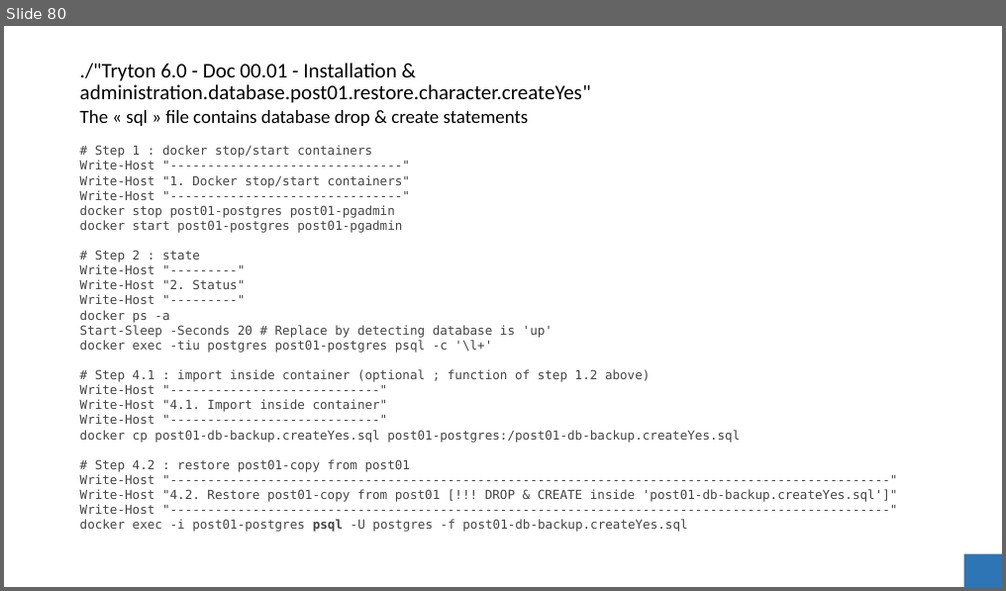
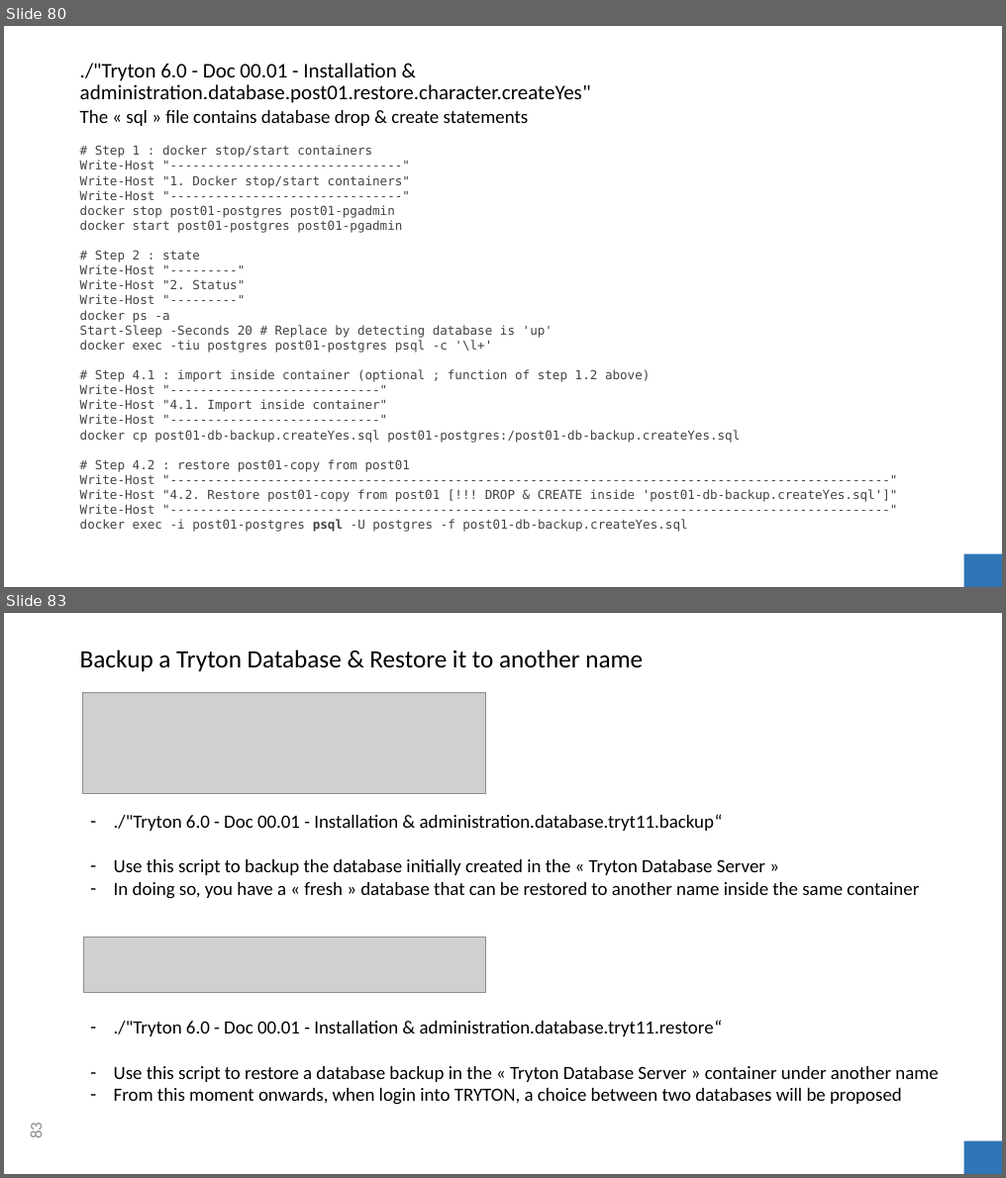
Before and after one commit to clixwise/tryton-by-example, a slide deck: Tryton 6.0 - Doc 00.01 - Installation & administration.pptx. Shown one above the other, each under a label of ours: slide 80 before the commit, slides 80 and 83 after it; the slides between them are not shown. The pictures are 1006x591 and 1006x1178 pixels, drawn with LibreOffice and Linux fonts; fonts in the diff are those of the drawing; grey boxes stand for pictures. Boxes give left, top, right and bottom in pixels: in the first picture for what was removed or moved away, otherwise in the second. Text is boxed around its words. In the diff, an @@ line names an element or a change of style, - is before the commit and + after.

```diff
--- a/Tryton 6.0 - Doc 00.01 - Installation & administration.pptx
+++ b/Tryton 6.0 - Doc 00.01 - Installation & administration.pptx
@@ slide 83 added at (4, 613, 1002, 1174), background #FFFFFF @@
@@ title added at (80, 650, 643, 671), 24 pt, text #000000 @@
+Backup a Tryton Database & Restore it to another name
@@ picture added at (82, 692, 486, 793) @@
@@ text added at (114, 814, 919, 899), 18 pt, text #000000 @@
+– ./"Tryton 6.0 - Doc 00.01 - Installation & administration.database.tryt11.backup“
+– Use this script to backup the database initially created in the « Tryton Database Server »
+– In doing so, you have a « fresh » database that can be restored to another name inside the same container
@@ picture added at (83, 938, 486, 993) @@
@@ text added at (114, 1020, 938, 1105), 18 pt, text #000000 @@
+– ./"Tryton 6.0 - Doc 00.01 - Installation & administration.database.tryt11.restore“
+– Use this script to restore a database backup in the « Tryton Database Server » container under another name
+– From this moment onwards, when login into TRYTON, a choice between two databases will be proposed
@@ page number added at (26, 1124, 46, 1138), 16 pt, text #8C8C8C @@
+83
@@ rectangle added at (964, 1142, 1002, 1174), fill #2E75B6 @@
```
Also in this commit, not shown: 2 slides changed, 2 other slides added, 3 other files.
